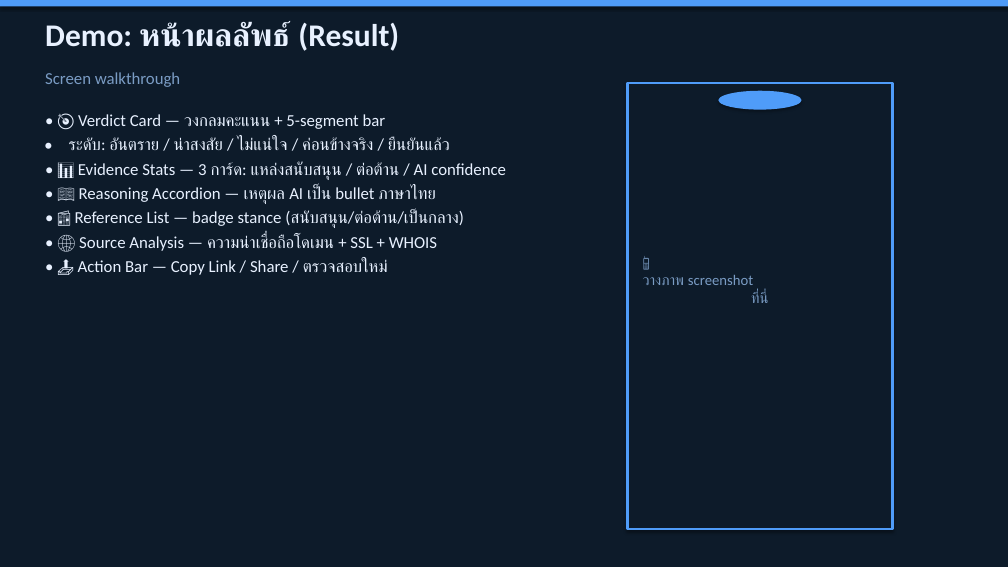
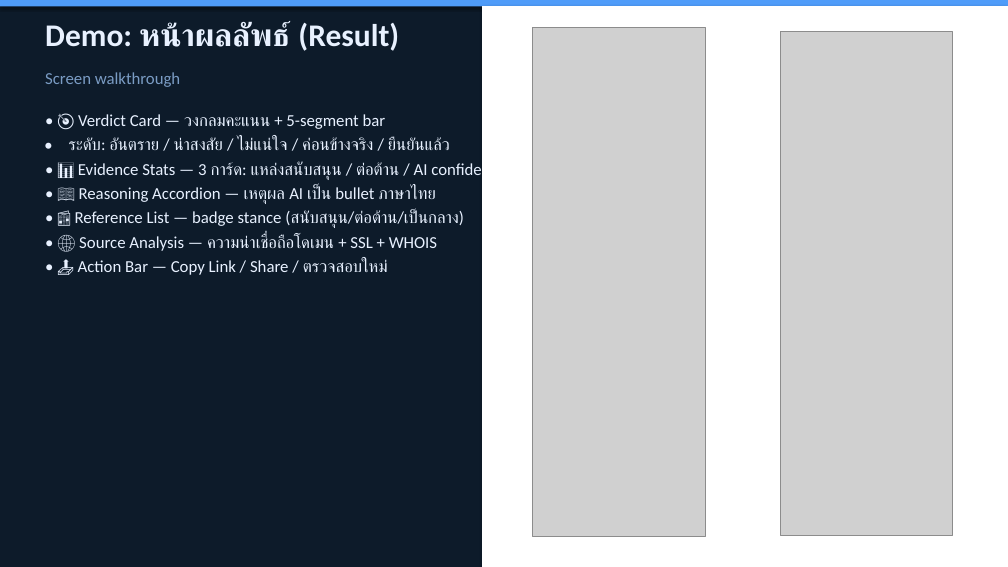
Before and after one commit to jidapa-tx/fake-news, a slide deck: slide 6 of docs/presentation.pptx. Drawn at 1008x567 pixels with LibreOffice and Linux fonts; fonts in the diff are those of the drawing; grey boxes stand for pictures. Boxes give left, top, right and bottom in pixels: in the first picture for what was removed or moved away, otherwise in the second. Text is boxed around its words. In the diff, an @@ line names an element or a change of style, - is before the commit and + after.

Commit message:
Update capture screen in slide

```diff
--- a/docs/presentation.pptx
+++ b/docs/presentation.pptx
@@ rectangle: place and size @@
-rectangle at (628,83,892,529)
+rectangle at (483,6,1008,567)
@@ rectangle at (483,6,1008,567): fill #0D1B2A to #FFFFFF; outline #4F9CF9 2.5 pt to #FFFFFF 0.75 pt @@
@@ picture added at (532,28,705,537) @@
@@ picture added at (780,32,952,536) @@
@@ ellipse removed at (718,91,802,110) @@
@@ text removed at (643,275,767,303) @@
-📱
-วางภาพ screenshot
-ที่นี่
```
Also in this commit, not shown: 3 other slides changed.
